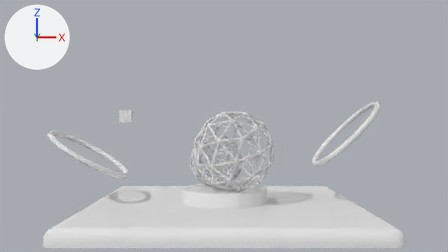
Two versions of the Blender file meshes/vignette.blend, one commit apart.
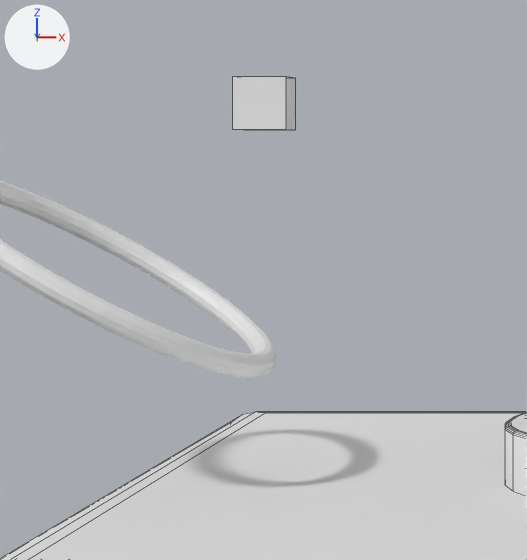
Each version appears first from the file's camera 'Camera', and next in a close-up on the part from 15% to 41% of the width and 37% to 87% of the height. The lights are fixed; the arrows at upper left show +X, +Y and +Z. The close-ups show mesh edges as thin lines.

Names of what the first close-up shows: 'Cube', 'Pedestal', 'Platform', 'Torus'.
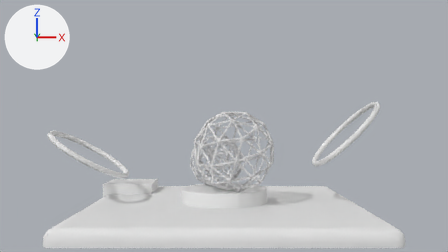
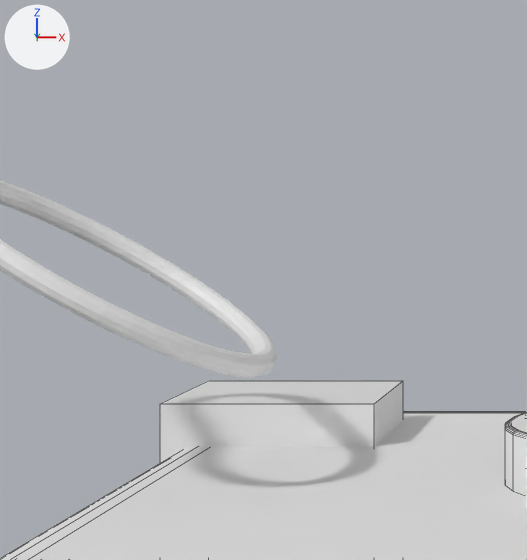
Where the change shows, as pixel boxes (x1, y1, x2, y2) in the close-ups (527 x 560 px):
'Cube', reshaped, moved
    before: (233, 76, 296, 130)
    after: (160, 381, 403, 463)

The change, as a diff of the scene's bpy script:
```diff
--- a/meshes/vignette.blend.py
+++ b/meshes/vignette.blend.py
@@ me_cube @@
 me_cube.from_pydata(...)  # 8 vertices, 6 faces; spans x -0.222..0.222, y -0.222..0.222, z -0.827..-0.383
 # used by ob_cube; location = (-3.626, 0.0, 3.768)
-me_cube.vertices[0].co = (-0.222, -0.222, -0.827)  # pixel (232, 129)
-me_cube.vertices[1].co = (-0.222, -0.222, -0.383)  # pixel (232, 76)
-me_cube.vertices[2].co = (-0.222, 0.222, -0.827)  # pixel (243, 129)
-me_cube.vertices[3].co = (-0.222, 0.222, -0.383)
-me_cube.vertices[4].co = (0.222, -0.222, -0.827)  # pixel (286, 129)
-me_cube.vertices[5].co = (0.222, -0.222, -0.383)  # pixel (286, 76)
-me_cube.vertices[6].co = (0.222, 0.222, -0.827)  # pixel (295, 129)
-me_cube.vertices[7].co = (0.222, 0.222, -0.383)  # pixel (295, 77)
+# me_cube part 1
+me_cube.vertices[0].co = (-1.0, -0.996, -1.601)
+me_cube.vertices[1].co = (-1.0, -0.996, 0.399)  # pixel (160, 403)
+me_cube.vertices[2].co = (-1.0, 1.004, -1.601)
+me_cube.vertices[3].co = (-1.0, 1.004, 0.399)  # pixel (208, 380)
+me_cube.vertices[4].co = (1.0, -0.996, -1.601)
+me_cube.vertices[5].co = (1.0, -0.996, 0.399)  # pixel (374, 403)
+me_cube.vertices[6].co = (1.0, 1.004, -1.601)
+me_cube.vertices[7].co = (1.0, 1.004, 0.399)  # pixel (403, 380)
@@ ob_cube @@
 ob_cube = bpy.data.objects.new('Cube', me_cube)
-ob_cube.location = (-3.626, 0.0, 3.768)
+ob_cube.location = (-4.0, 3.0, 0.0)
```
